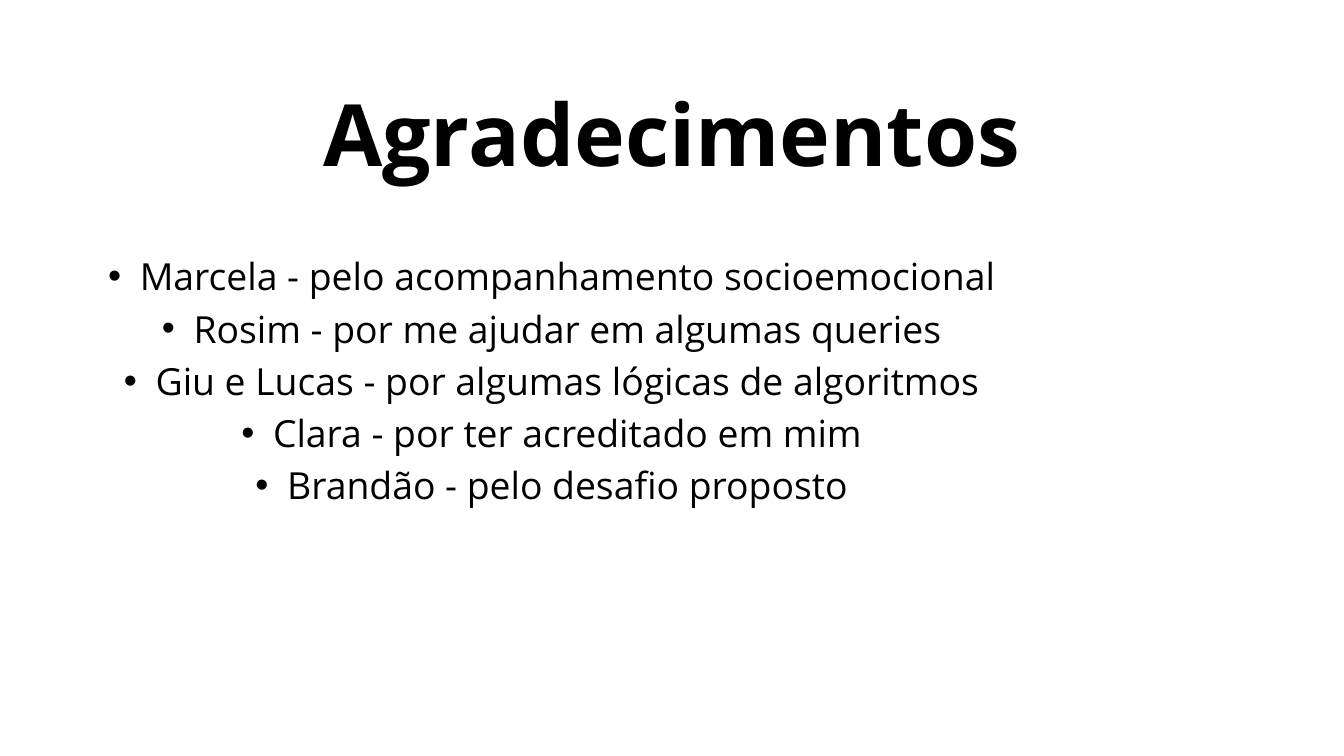
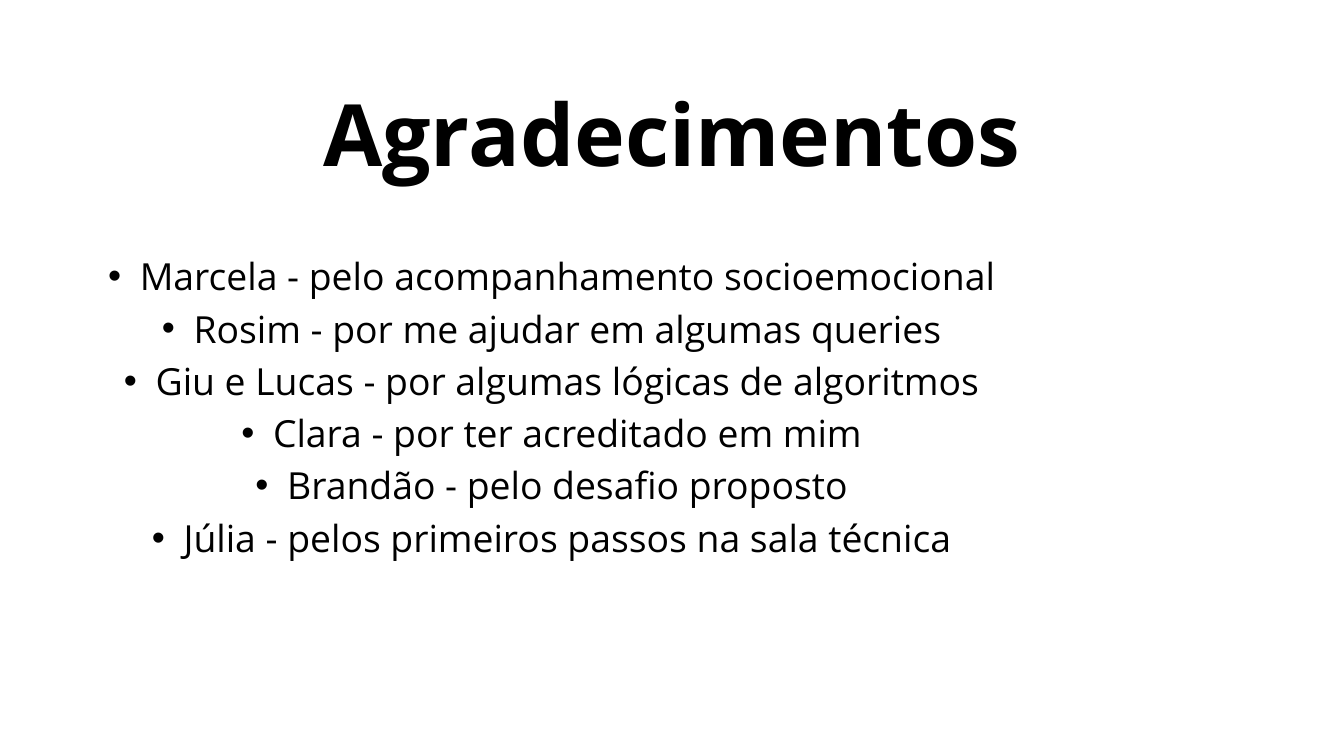
Before and after one commit to Rafael-Mechi/projeto-individual-luta, a slide deck: slide 8 of documentos/General Fight.pptx (slide 7 before the commit). Drawn at 1344x756 pixels with LibreOffice and Linux fonts; fonts in the diff are those of the drawing. Boxes give left, top, right and bottom in pixels: in the first picture for what was removed or moved away, otherwise in the second. Text is boxed around its words. In the diff, an @@ line names an element or a change of style, - is before the commit and + after.

```diff
--- a/documentos/General Fight.pptx
+++ b/documentos/General Fight.pptx
@@ text at box(184, 523, 951, 561): paragraph added @@
+  • Júlia - pelos primeiros passos na sala técnica
```
Also in this commit, not shown: 1 slide added, 6 other files.
